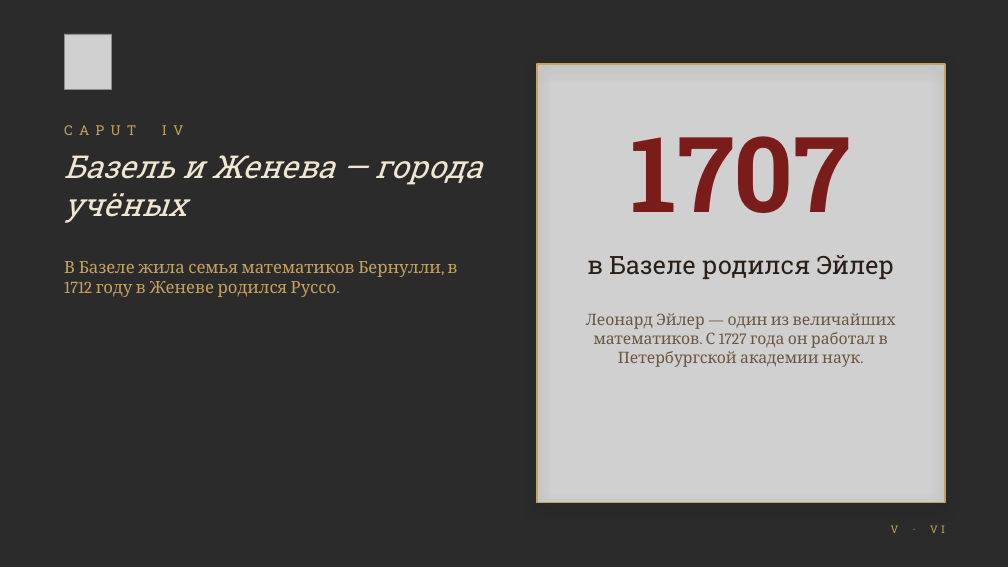
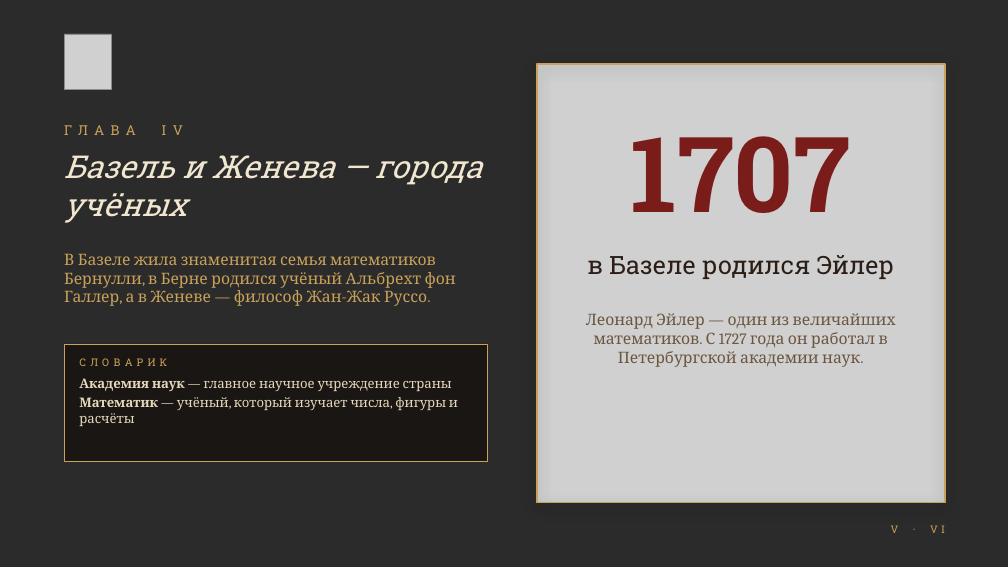
Before and after one commit to kir11evglen12-design/aromio, a slide deck: slide 5 of presentation/Helvetia.pptx. Drawn at 1008x567 pixels with LibreOffice and Linux fonts; fonts in the diff are those of the drawing; grey boxes stand for pictures; background and template pictures are left out; a plain dark background stands for a picture behind light text. Boxes give left, top, right and bottom in pixels: in the first picture for what was removed or moved away, otherwise in the second. Text is boxed around its words. In the diff, an @@ line names an element or a change of style, - is before the commit and + after.

```diff
--- a/presentation/Helvetia.pptx
+++ b/presentation/Helvetia.pptx
@@ text at bbox=[64, 117, 442, 144]: text changed @@
-CAPUT IV
+ГЛАВА IV
@@ text at bbox=[64, 254, 456, 306]: text changed; size 16 to 15 pt @@
-В Базеле жила семья математиков Бернулли, в 1712 году в Женеве родился Руссо.
+В Базеле жила знаменитая семья математиков Бернулли, в Берне родился учёный Альбрехт фон Галлер, а в Женеве — философ Жан-Жак Руссо.
@@ rectangle added at bbox=[64, 344, 488, 461], fill #140E0A at 70% opacity, outline #C9A15A 0.75 pt @@
@@ text added at bbox=[79, 358, 167, 366], 10 pt, text #C9A15A @@
+СЛОВАРИК
@@ text added at bbox=[79, 378, 458, 426], 12.5 pt, text #E6D8BC @@
+Академия наук — главное научное учреждение страны
+Математик — учёный, который изучает числа, фигуры и расчёты
```
Also in this commit, not shown: 5 other slides changed, 1 other file.
